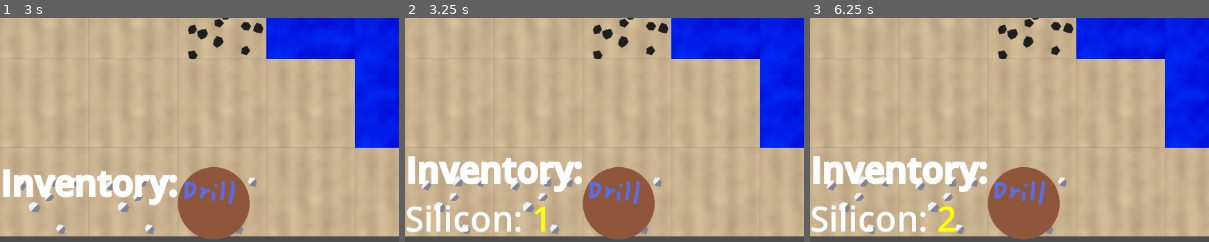
Above: before the commit, frames 1-3 (left to right).
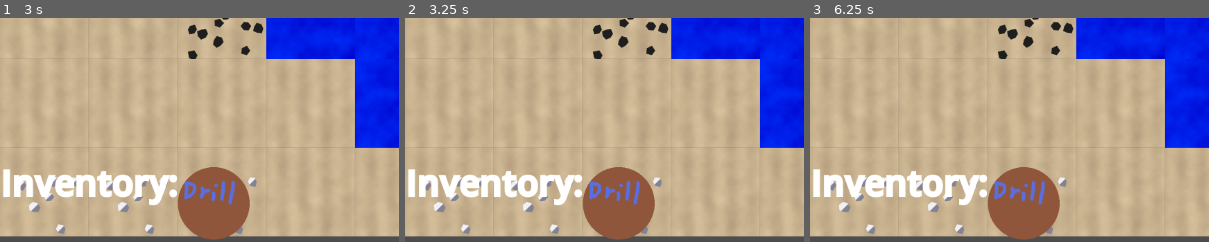
Above: after the commit, the same moments.

Repository: Icewav3/godot-factory-game
Game: Godot game, scene res://Assets/Scenes/main.tscn
Two runs of this game, one before a commit and one after it. Both use one fixed random seed, a clock stepped at 60 frames per second and the inputs below.
Inputs:
- Up to frame 1 (3 s): tap Enter at 0.5, 2 s; tap Space at 1.25, 2.75 s
- Up to frame 2 (3.25 s): no input
- Up to frame 3 (6.25 s): tap Enter at 3.5 s; tap Space at 4.25 s
The pictures show only the part of the screen within x 0-50%, y 50-100%; the shares and areas given below are measured in that part.

Frame 1 is identical in both runs. In frame 2, 5.8% of the frame differs, in the area x 0-45%, y 61-96%; in frame 3, 5.9%.

Commit message:
Factory production fix
Guard statement was inversed, and was more like a welcomer statement

Diff:
--- a/Assets/Scenes/Buildables/Factories/SiliconFactory.gd
+++ b/Assets/Scenes/Buildables/Factories/SiliconFactory.gd
@@ -2,16 +2,15 @@
 extends BaseFactory
 
 # Define the recipe for silicon production
-@export var required_resources: Dictionary[MaterialData, float] = {
+@export var required_resources: Dictionary[MaterialData, int] = {
 }
 @export var produced_resource: MaterialData
 
 func _produce():
-	# Check if required resources are available.
-	# For this example, we assume a global inventory is available via an autoload "Inventory"
+	# Guard check if required resources are available.
 	for resource in required_resources.keys():
-		if inventory.has_enough(resource, required_resources[resource]):
-			print("Not enough ", resource, " to produce ", produced_resource)
+		if !inventory.has_enough(resource, required_resources[resource]):
+			print("Not enough ", resource.material_name, " to produce ", produced_resource.material_name)
 			return
 	# Consume resources
 	for resource in required_resources.keys():
